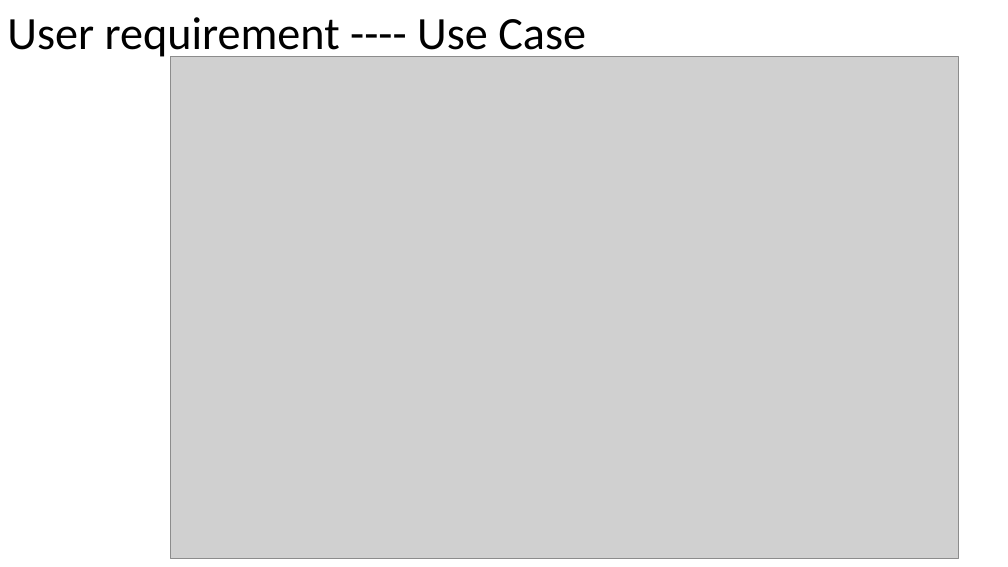
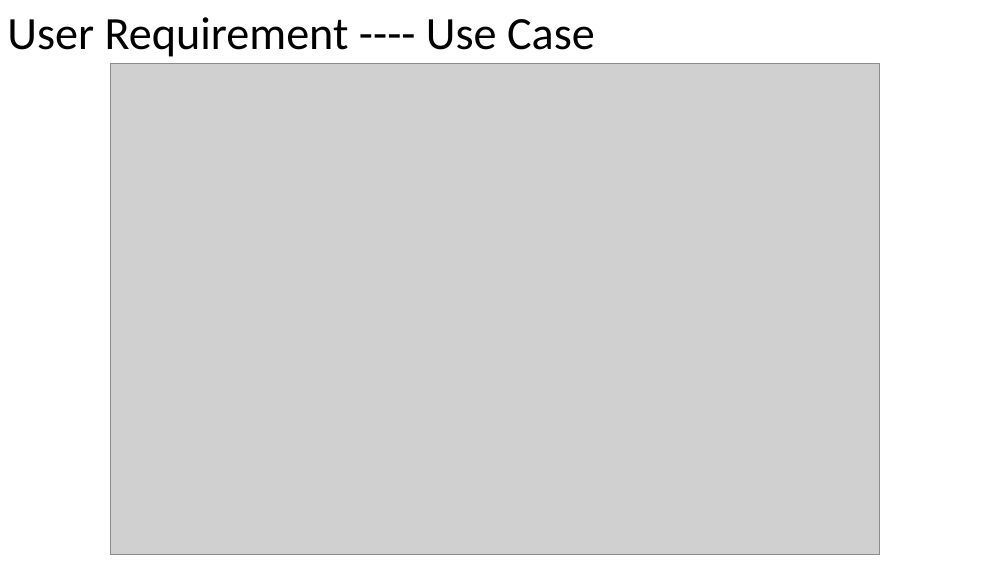
Before and after one commit to MRMRMRMayInternship/metarial, a slide deck: slide 4 of srs/Report.pptx (slide 2 before the commit). Drawn at 1008x567 pixels with LibreOffice and Linux fonts; fonts in the diff are those of the drawing; grey boxes stand for pictures. Boxes give left, top, right and bottom in pixels: in the first picture for what was removed or moved away, otherwise in the second. Text is boxed around its words. In the diff, an @@ line names an element or a change of style, - is before the commit and + after.

```diff
--- a/srs/Report.pptx
+++ b/srs/Report.pptx
@@ text at bbox=[7, 17, 595, 57]: text changed @@
-User requirement ---- Use Case
+User Requirement ---- Use Case
@@ picture: place and size @@
-picture at bbox=[171, 56, 959, 559]
+picture at bbox=[111, 64, 880, 554]
```
Also in this commit, not shown: 2 other slides changed, 11 slides added, 4 other files.
